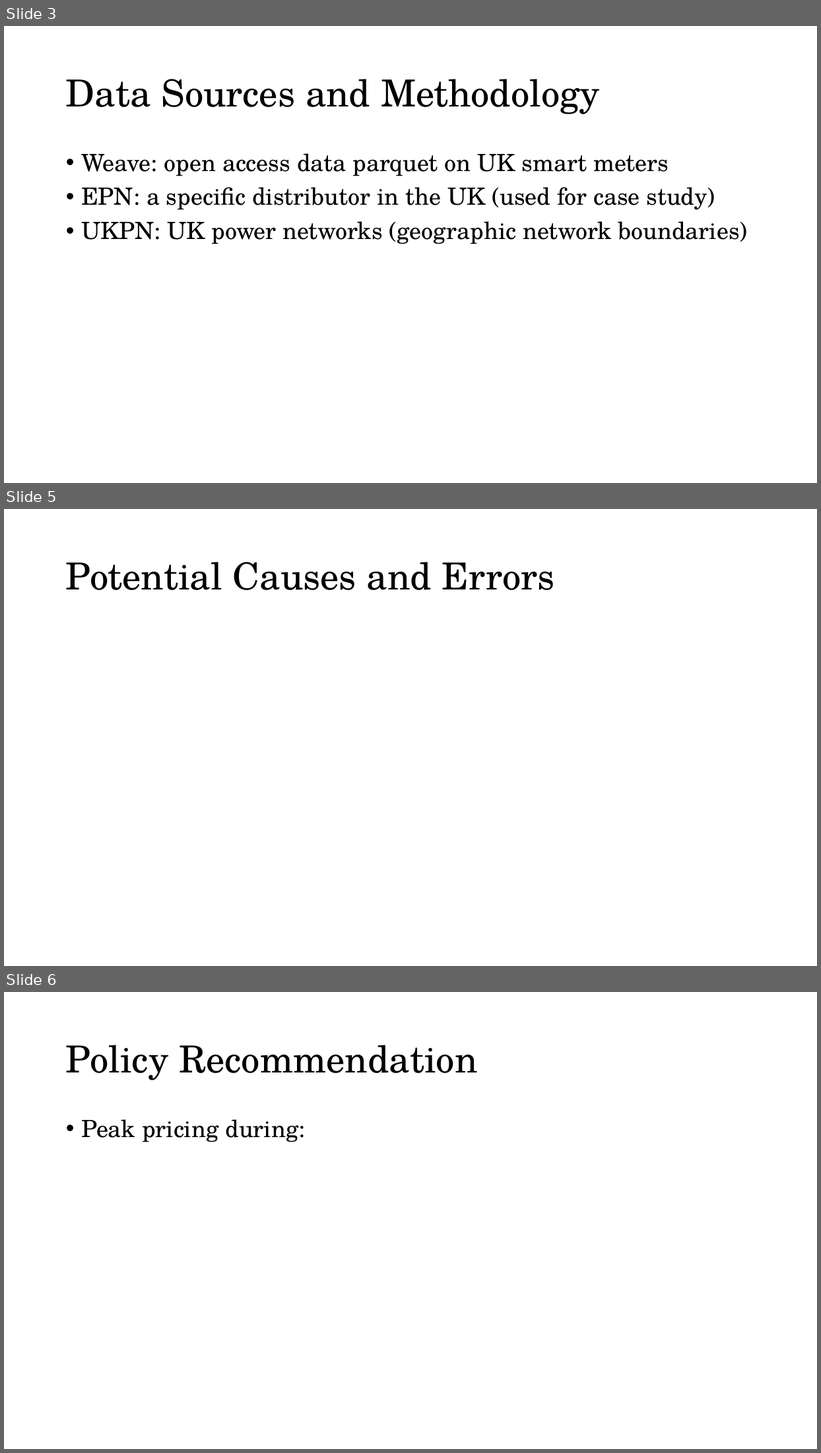
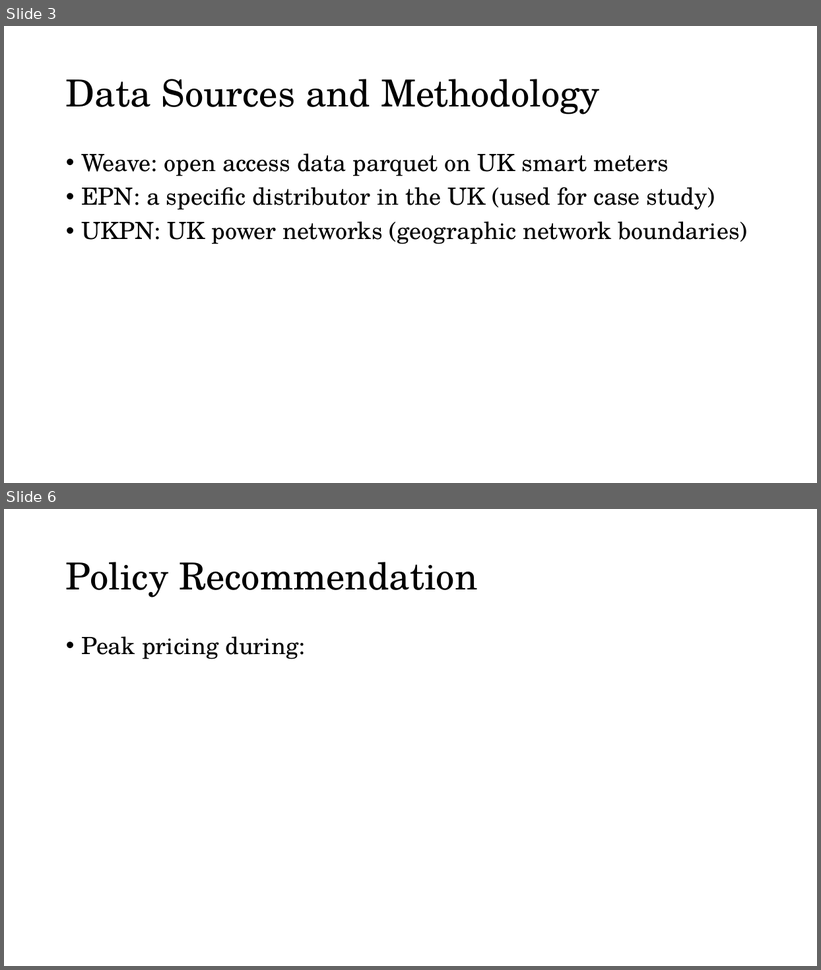
Before and after one commit to amjamz/30538-finalproject-smartmeters, a slide deck: Presentation.pptx. Shown one above the other, each under a label of ours: slides 3, 5 and 6 before the commit, slides 3 and 6 after it; the slides between them are not shown. The pictures are 821x1453 and 821x970 pixels, drawn with LibreOffice and Linux fonts; fonts in the diff are those of the drawing. Boxes give left, top, right and bottom in pixels: in the first picture for what was removed or moved away, otherwise in the second. Text is boxed around its words. In the diff, an @@ line names an element or a change of style, - is before the commit and + after.

```diff
--- a/Presentation.pptx
+++ b/Presentation.pptx
@@ slide 5 removed at <box>4,509,817,966</box>, background #FFFFFF @@
@@ title removed at <box>66,562,555,590</box> @@
-Potential Causes and Errors
```
Also in this commit, not shown: 1 slide changed, 1 slide added, 2 other files.
